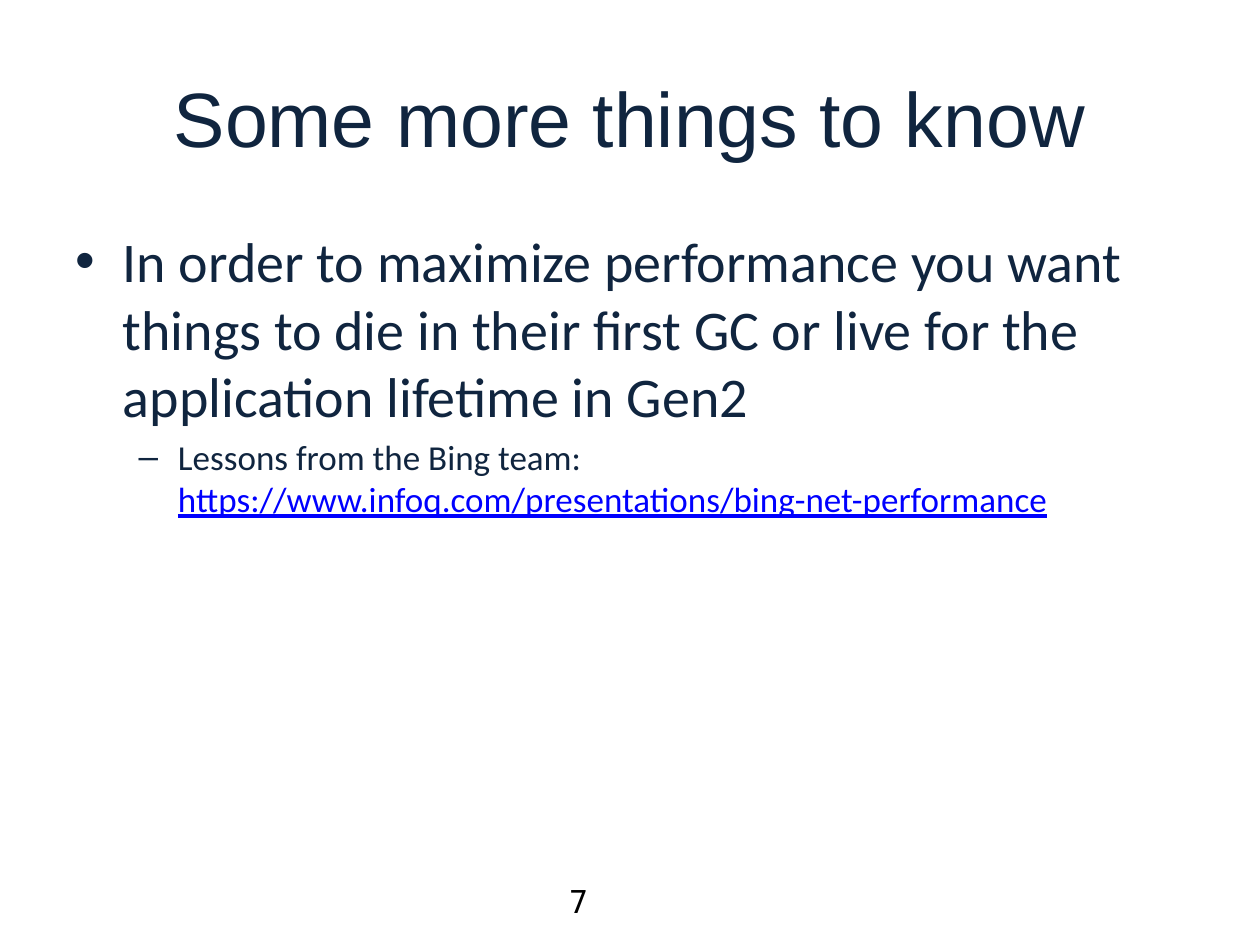
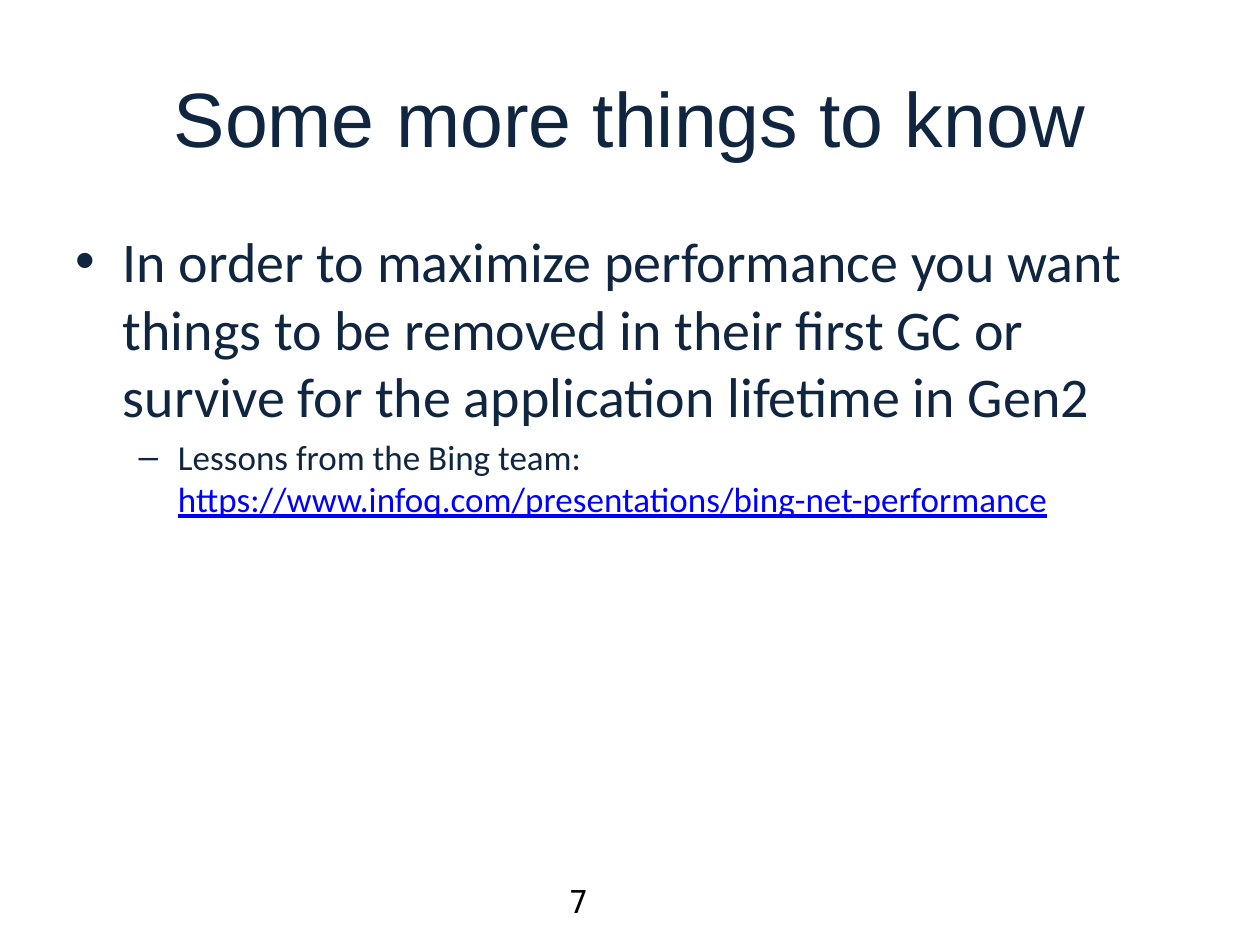
Before and after one commit to swageblock/DotNetMemoryManagementDemos, a slide deck: slide 7 of MOBettaMemory.pptx. Drawn at 1260x945 pixels with LibreOffice and Linux fonts; fonts in the diff are those of the drawing; background and template pictures are left out. Boxes give left, top, right and bottom in pixels: in the first picture for what was removed or moved away, otherwise in the second. Text is boxed around its words. In the diff, an @@ line names an element or a change of style, - is before the commit and + after.

```diff
--- a/MOBettaMemory.pptx
+++ b/MOBettaMemory.pptx
@@ text at (x1=123, y1=243, x2=1121, y2=426): text changed @@
-• In order to maximize performance you want things to die in their first GC or live for the application lifetime in Gen2
+• In order to maximize performance you want things to be removed in their first GC or survive for the application lifetime in Gen2
```
Also in this commit, not shown: 7 other slides changed, 32 other files.
